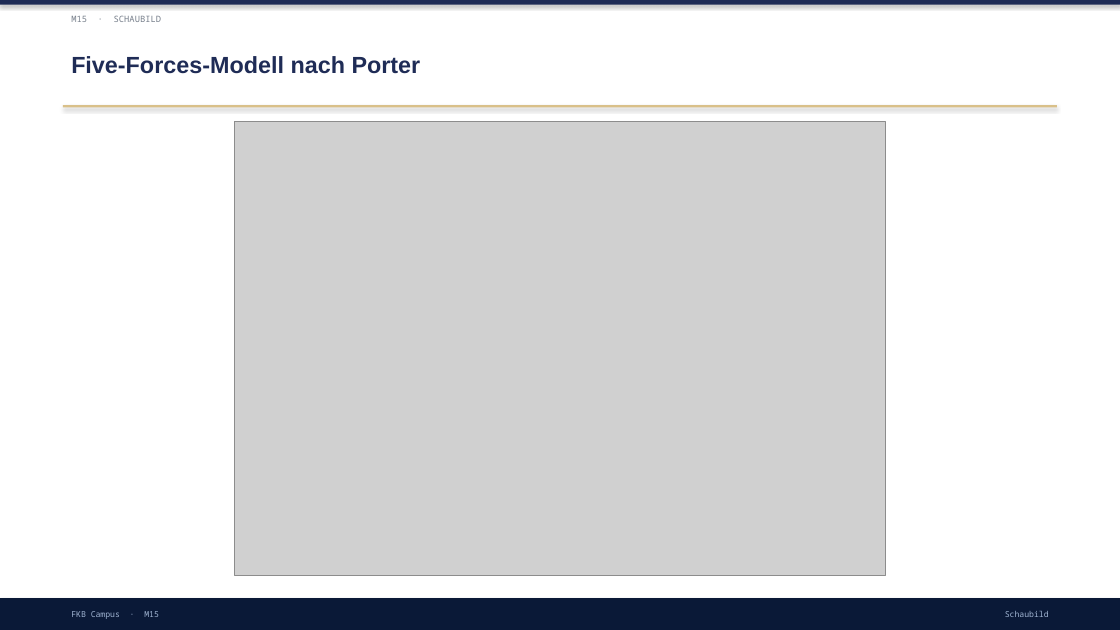
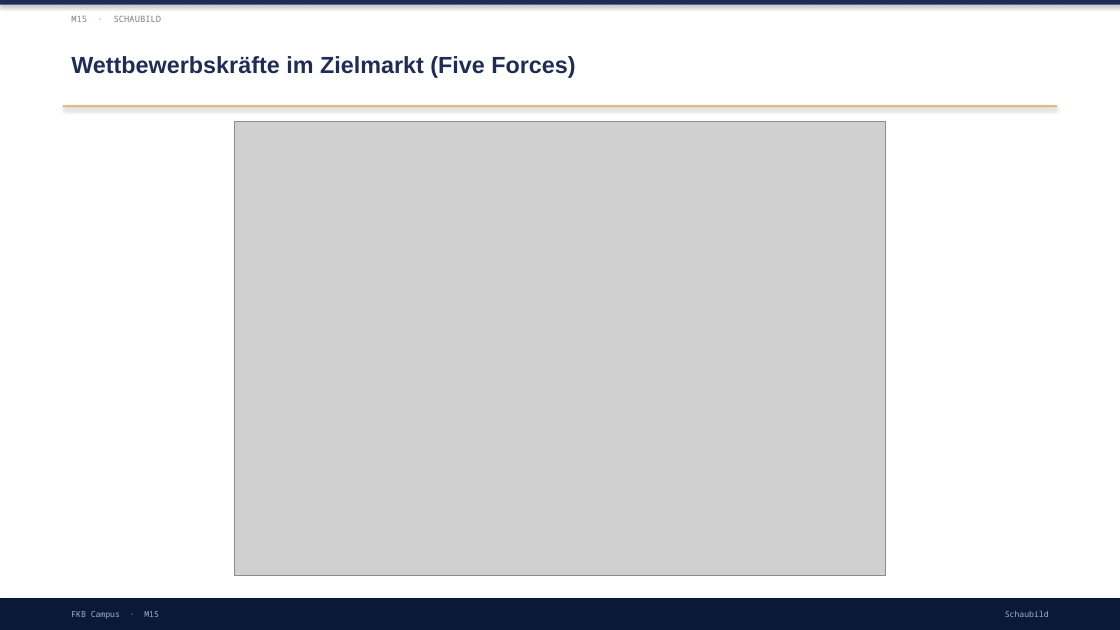
Before and after one commit to ck5rqc47pr-byte/firmenkundenakademie-online, a slide deck: slide 8 of protected-downloads/praesentation/M15.pptx (slide 7 before the commit). Drawn at 1120x630 pixels with LibreOffice and Linux fonts; fonts in the diff are those of the drawing; grey boxes stand for pictures. Boxes give left, top, right and bottom in pixels: in the first picture for what was removed or moved away, otherwise in the second. Text is boxed around its words. In the diff, an @@ line names an element or a change of style, - is before the commit and + after.

```diff
--- a/protected-downloads/praesentation/M15.pptx
+++ b/protected-downloads/praesentation/M15.pptx
@@ text at bbox=[71, 56, 575, 78]: text changed @@
-Five-Forces-Modell nach Porter
+Wettbewerbskräfte im Zielmarkt (Five Forces)
```
Also in this commit, not shown: 5 other slides changed, 10 slides added, 7 slides removed, 1 other file.
